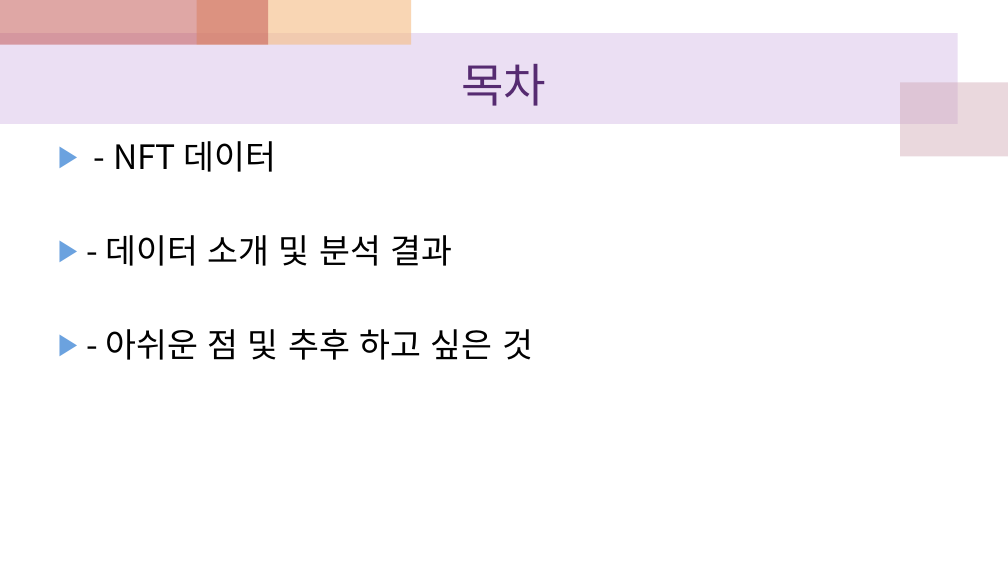
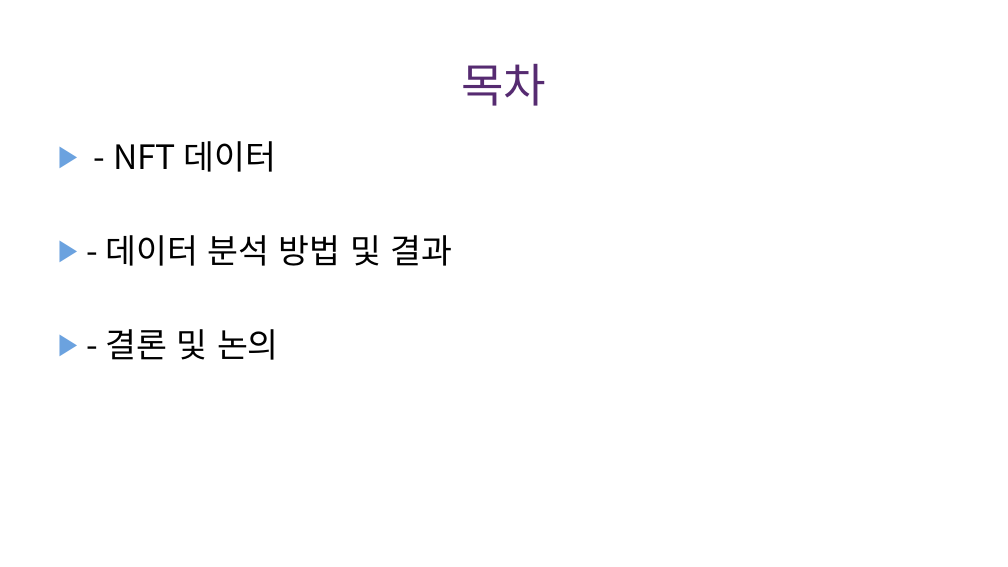
Before and after one commit to cgw03Lau/DAP__, a slide deck: slide 2 of DAP_Project/데분프 발표.pptx. Drawn at 1008x567 pixels with LibreOffice and Linux fonts; fonts in the diff are those of the drawing. Boxes give left, top, right and bottom in pixels: in the first picture for what was removed or moved away, otherwise in the second. Text is boxed around its words. In the diff, an @@ line names an element or a change of style, - is before the commit and + after.

```diff
--- a/DAP_Project/데분프 발표.pptx
+++ b/DAP_Project/데분프 발표.pptx
@@ rectangle removed at box(0, 0, 268, 45) @@
@@ rectangle removed at box(197, 0, 411, 45) @@
@@ rectangle removed at box(0, 33, 958, 124) @@
@@ rectangle removed at box(901, 82, 1008, 157) @@
@@ text at box(106, 235, 452, 360): text changed @@
-▶ - 데이터 소개 및 분석 결과
-▶ - 아쉬운 점 및 추후 하고 싶은 것
+▶ - 데이터 분석 방법 및 결과
+▶ - 결론 및 논의
```
Also in this commit, not shown: 13 other slides changed, 1 slide added, 1 slide removed.
